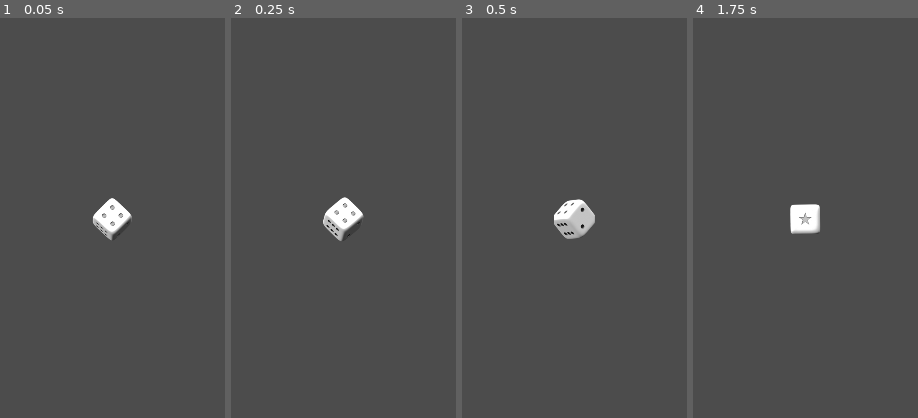
Above: before the commit, frames 1-4 (left to right).
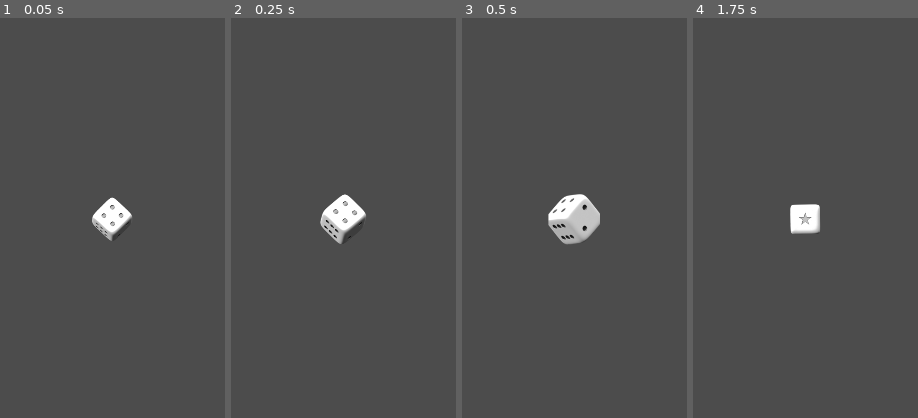
Above: after the commit, the same moments.

Repository: Wiper-R/Ludo
Game: Godot game, scene res://Scenes/Dice/Dice.tscn
Same seed, same stepped clock (60 frames per second), same inputs: the game is played once before the commit and once after it. This scene is started directly instead of the project's main scene.
Inputs:
- Up to frame 1 (0.05 s): no input
- Up to frame 2 (0.25 s): no input
- Up to frame 3 (0.5 s): no input
- Up to frame 4 (1.75 s): no input
The pictures show only the part of the screen within x 34-84%, y 2-52%; the shares and areas given below are measured in that part.

The runs differ from the first frame. In frame 1, 0.1% of the frame differs, in the area x 40-59%, y 44-56%; in frame 2, 0.6%; in frame 3, 1.1%, in the area x 38-62%, y 44-57%; in frame 4, nothing differs.

Commit message:
Added scale to animation

Diff:
--- a/Scenes/Dice/Dice.tscn
+++ b/Scenes/Dice/Dice.tscn
@@ -41,6 +41,18 @@
 "transitions": PoolRealArray( 1 ),
 "update": 0,
 "values": [ true ]
+}
+tracks/3/type = "value"
+tracks/3/path = NodePath(".:scale")
+tracks/3/interp = 1
+tracks/3/loop_wrap = true
+tracks/3/imported = false
+tracks/3/enabled = true
+tracks/3/keys = {
+"times": PoolRealArray( 0 ),
+"transitions": PoolRealArray( 1 ),
+"update": 0,
+"values": [ Vector2( 1, 1 ) ]
 }
 
 [sub_resource type="Animation" id=2]
@@ -97,6 +109,18 @@
 "method": "roll"
 } ]
 }
+tracks/4/type = "value"
+tracks/4/path = NodePath(".:scale")
+tracks/4/interp = 1
+tracks/4/loop_wrap = true
+tracks/4/imported = false
+tracks/4/enabled = true
+tracks/4/keys = {
+"times": PoolRealArray( 0, 0.76, 1.52 ),
+"transitions": PoolRealArray( 1, 1, 1 ),
+"update": 0,
+"values": [ Vector2( 1, 1 ), Vector2( 1.4, 1.4 ), Vector2( 1, 1 ) ]
+}
 
 [node name="Dice" type="Node2D"]
 position = Vector2( 639, 519 )
